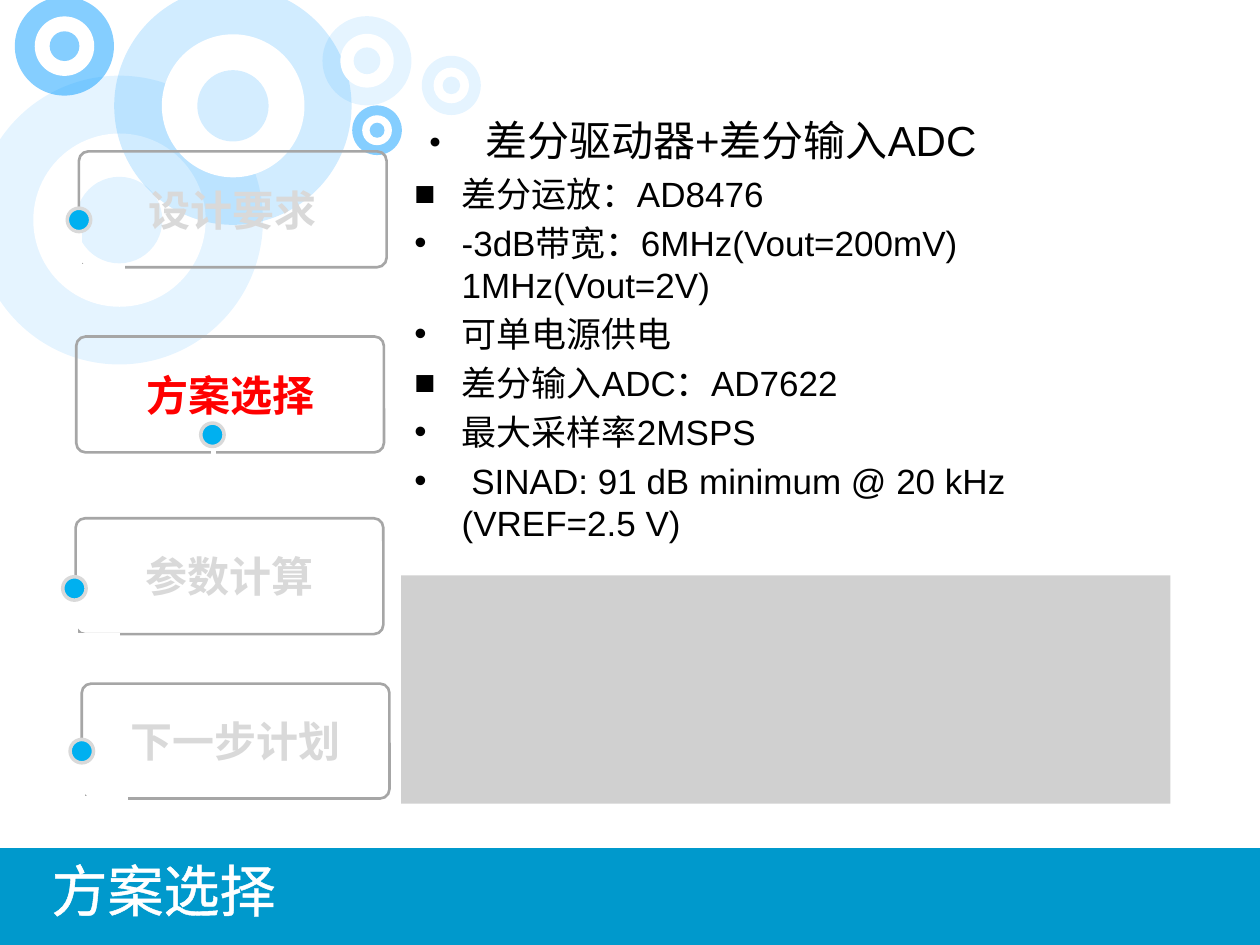
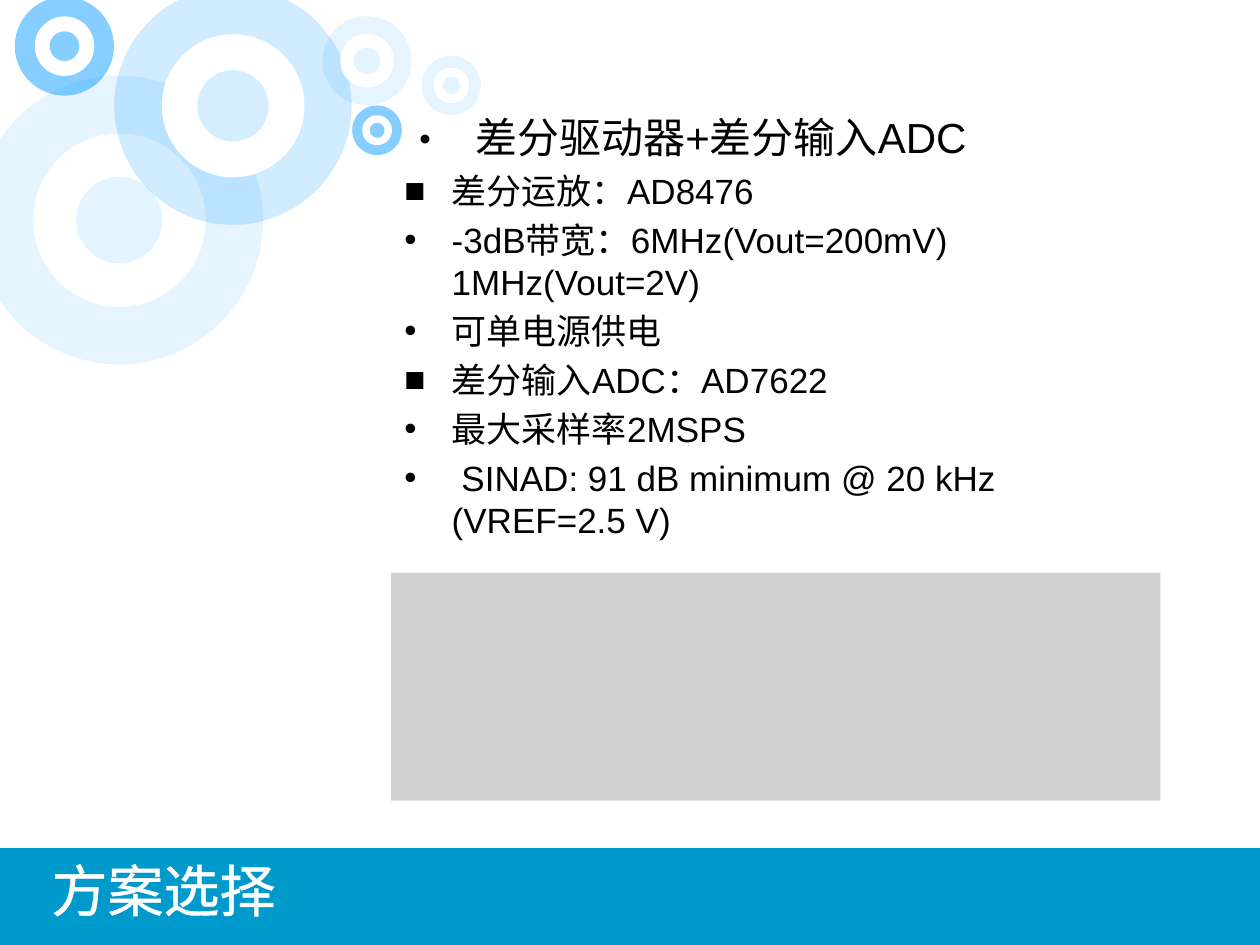
Before and after one commit to wyu0725/2MSPS-DAQ_CARD, a slide deck: slide 5 of 2M采样率双通道数据采集卡.pptx (slide 3 before the commit). Drawn at 1260x945 pixels with LibreOffice and Linux fonts; fonts in the diff are those of the drawing; grey boxes stand for pictures. Boxes give left, top, right and bottom in pixels: in the first picture for what was removed or moved away, otherwise in the second. Text is boxed around its words. In the diff, an @@ line names an element or a change of style, - is before the commit and + after.

```diff
--- a/2M采样率双通道数据采集卡.pptx
+++ b/2M采样率双通道数据采集卡.pptx
@@ text "差分驱动器+差分输入ADC": place and size @@
-text "差分驱动器+差分输入ADC" at bbox=[462, 120, 1005, 542]
+text "差分驱动器+差分输入ADC" at bbox=[452, 117, 995, 539]
@@ group removed at bbox=[67, 151, 387, 268]: 2 lines, 1 rounded rectangle, 1 ellipse @@
-设计要求
@@ rounded rectangle removed at bbox=[77, 336, 384, 452] @@
-方案选择
@@ ellipse removed at bbox=[200, 423, 224, 447] @@
@@ line removed from (213, 426) to (213, 484) @@
@@ picture: place and size @@
-picture at bbox=[401, 576, 1171, 804]
+picture at bbox=[391, 572, 1160, 800]
@@ group removed at bbox=[63, 518, 383, 638]: 2 lines, 1 rounded rectangle, 1 ellipse @@
-参数计算
@@ group removed at bbox=[71, 684, 389, 800]: 2 lines, 1 rounded rectangle, 1 ellipse @@
-下一步计划
```
Also in this commit, not shown: 11 other slides changed, 12 slides added, 5 slides removed, 6 other files.
